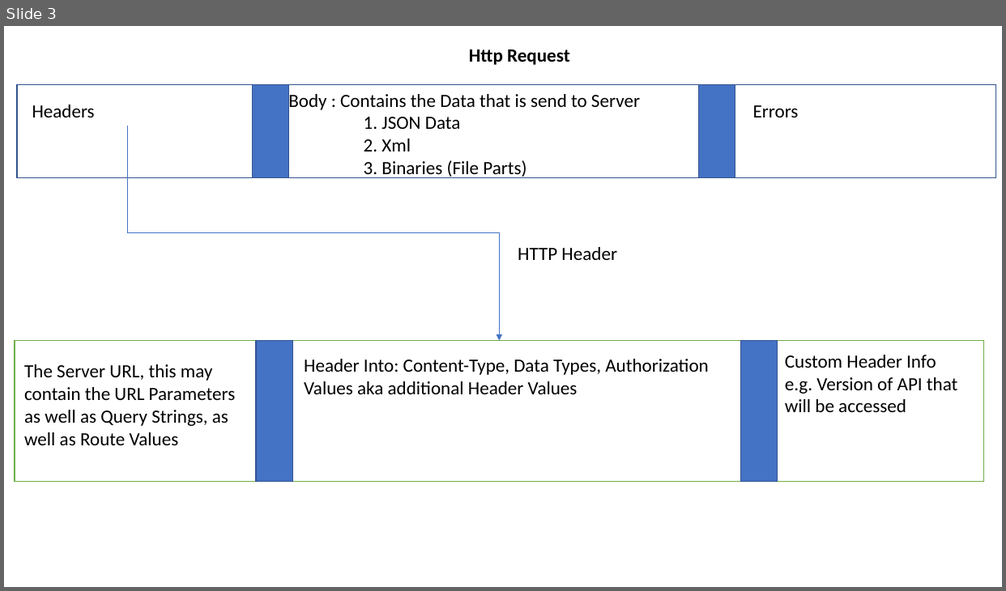
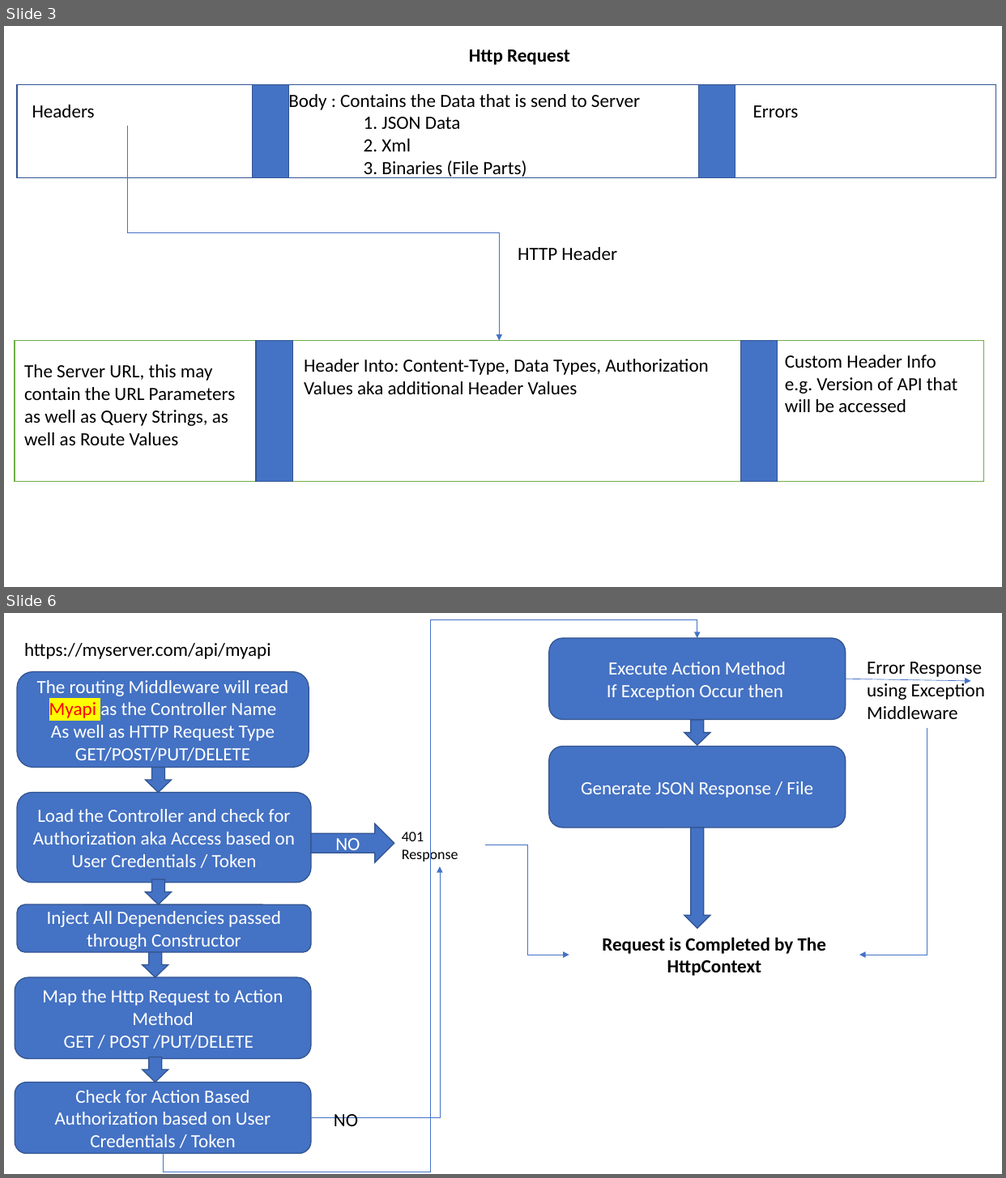
Before and after one commit to maheshsabnis/SRKAPI, a slide deck: PPts.pptx. Shown one above the other, each under a label of ours: slide 3 before the commit, slides 3 and 6 after it; the slides between them are not shown. The pictures are 1006x591 and 1006x1178 pixels, drawn with LibreOffice and Linux fonts; fonts in the diff are those of the drawing. Boxes give left, top, right and bottom in pixels: in the first picture for what was removed or moved away, otherwise in the second. Text is boxed around its words. In the diff, an @@ line names an element or a change of style, - is before the commit and + after.

```diff
--- a/PPts.pptx
+++ b/PPts.pptx
@@ slide 6 added at (x1=4, y1=613, x2=1002, y2=1174), background #FFFFFF @@
@@ elbow arrow added from (163, 1153) to (697, 638), #4472C4 0.5 pt @@
@@ text added at (x1=24, y1=643, x2=270, y2=659), 18 pt, text #000000 @@
+https://myserver.com/api/myapi
@@ rounded rectangle added at (x1=549, y1=638, x2=846, y2=720), fill #4472C4, outline #325491 1 pt, 18 pt, text #FFFFFF @@
+Execute Action Method
+If Exception Occur then
@@ rounded rectangle added at (x1=17, y1=672, x2=309, y2=768), fill #4472C4, outline #325491 1 pt, 18 pt, text #FFFFFF @@
+The routing Middleware will read
+Myapi as the Controller Name
+As well as HTTP Request Type
+GET/POST/PUT/DELETE
@@ arrow added from (846, 679) to (971, 681), #4472C4 0.5 pt @@
@@ text added at (x1=867, y1=662, x2=985, y2=719), 18 pt, text #000000 @@
+Error Response using Exception Middleware
@@ down arrow added at (x1=684, y1=720, x2=710, y2=746), fill #4472C4, outline #325491 1 pt @@
@@ elbow arrow added from (927, 727) to (859, 955), #4472C4 0.5 pt @@
@@ rounded rectangle added at (x1=549, y1=747, x2=846, y2=828), fill #4472C4, outline #325491 1 pt, 18 pt, text #FFFFFF @@
+Generate JSON Response / File
@@ down arrow added at (x1=146, y1=767, x2=172, y2=793), fill #4472C4, outline #325491 1 pt @@
@@ rounded rectangle added at (x1=17, y1=793, x2=311, y2=883), fill #4472C4, outline #325491 1 pt, 18 pt, text #FFFFFF @@
+Load the Controller and check for Authorization aka Access based on User Credentials / Token
@@ right arrow added at (x1=311, y1=824, x2=394, y2=863), fill #4472C4, outline #325491 1 pt, 18 pt, text #FFFFFF @@
+NO
@@ down arrow added at (x1=684, y1=828, x2=710, y2=929), fill #4472C4, outline #325491 1 pt @@
@@ text added at (x1=402, y1=832, x2=458, y2=863), 14 pt, text #000000 @@
+401 Response
@@ elbow arrow added from (485, 845) to (569, 955), #4472C4 0.5 pt @@
@@ down arrow added at (x1=146, y1=879, x2=172, y2=905), fill #4472C4, outline #325491 1 pt @@
@@ elbow arrow added from (311, 1118) to (440, 867), #4472C4 0.5 pt @@
@@ rounded rectangle added at (x1=17, y1=905, x2=311, y2=953), fill #4472C4, outline #325491 1 pt, 18 pt, text #FFFFFF @@
+Inject All Dependencies passed through Constructor
@@ down arrow added at (x1=143, y1=952, x2=168, y2=977), fill #4472C4, outline #325491 1 pt @@
@@ text added at (x1=602, y1=937, x2=826, y2=976), 18 pt, text #000000, bold @@
+Request is Completed by The HttpContext
@@ rounded rectangle added at (x1=15, y1=977, x2=311, y2=1059), fill #4472C4, outline #325491 1 pt, 18 pt, text #FFFFFF @@
+Map the Http Request to Action Method
+GET / POST /PUT/DELETE
@@ down arrow added at (x1=143, y1=1058, x2=168, y2=1083), fill #4472C4, outline #325491 1 pt @@
@@ rounded rectangle added at (x1=15, y1=1082, x2=311, y2=1153), fill #4472C4, outline #325491 1 pt, 18 pt, text #FFFFFF @@
+Check for Action Based Authorization based on User Credentials / Token
@@ text added at (x1=334, y1=1114, x2=358, y2=1127), 18 pt, text #000000 @@
+NO
```
Also in this commit, not shown: 2 other slides added, 8 other files.
